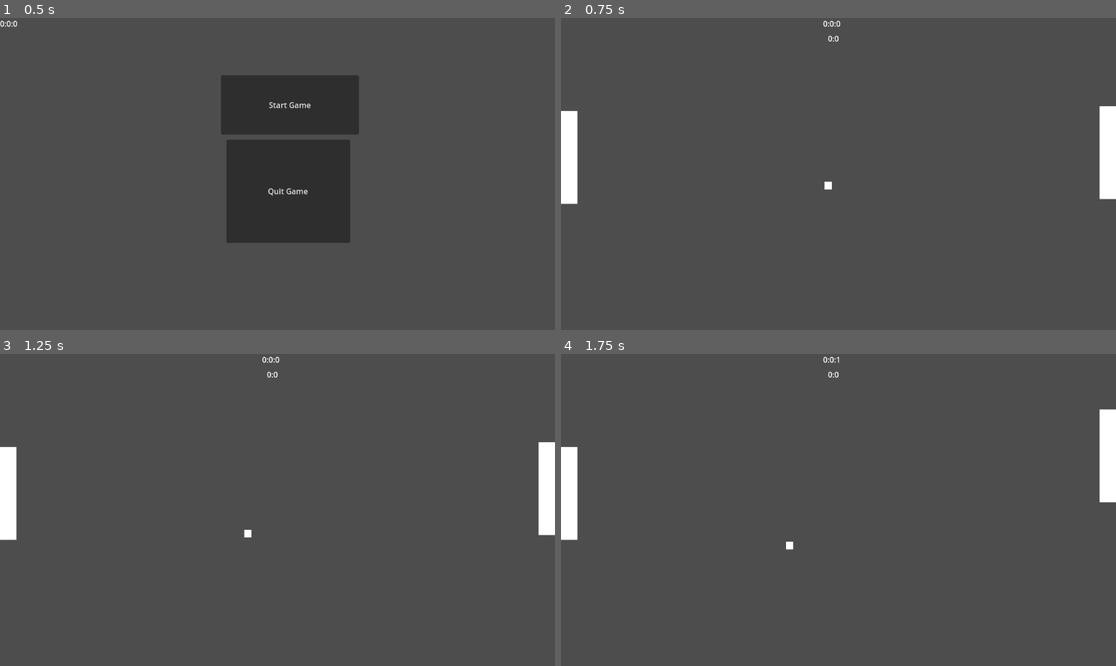
Above: before the commit, frames 1-4 (two rows, left to right).
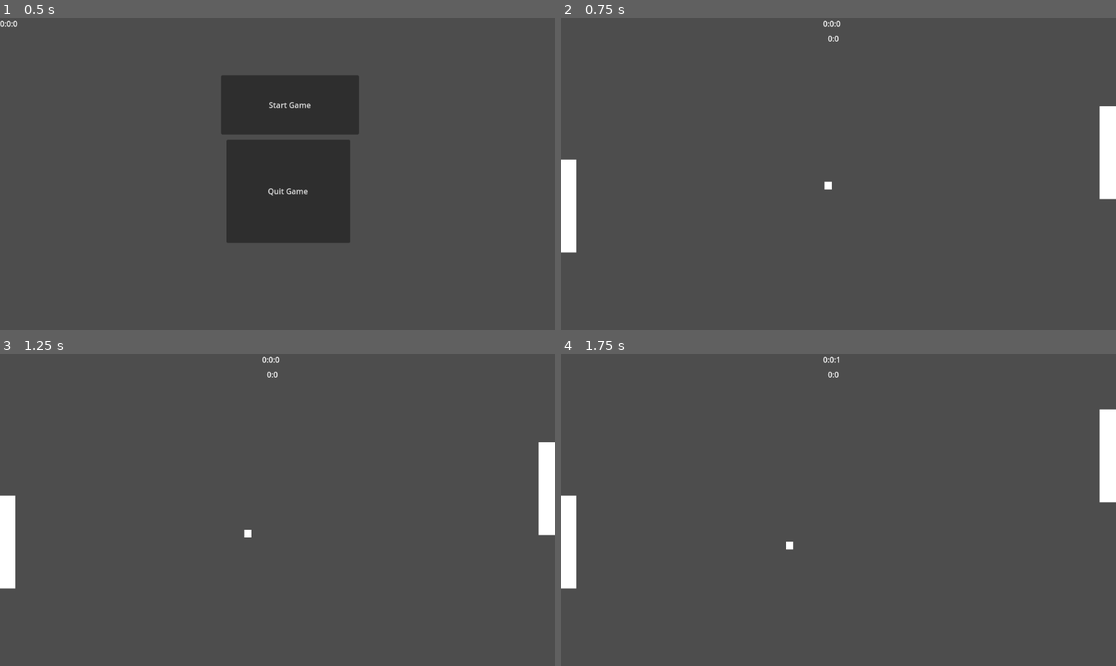
Above: after the commit, the same moments.

Repository: Herotech1105/InfLocherDemo
Game: Godot game, scene res://main.tscn
The game is run twice, just before and just after one commit, with the same random seed, the same clock (stepped at 60 frames per second) and the same inputs.
Inputs:
- Up to frame 1 (0.5 s): no input
- Up to frame 2 (0.75 s): click "Start Game" at 0.5 s
- Up to frame 3 (1.25 s): no input
- Up to frame 4 (1.75 s): hold Up from 1.28 s (still down)

Frame 1 is identical in both runs. In frame 2, 0.9% of the frame differs, in the area x 0-4%, y 29-76%; in frame 3, 0.9%; in frame 4, 0.9%.

Commit message:
Add files via upload

Diff:
--- a/Informatik_Demo/Ball.gd
+++ b/Informatik_Demo/Ball.gd
@@ -32,12 +32,12 @@
 			direction = 1
 
 	if position.x<0:
-		#left+=1
+		get_node("/root/Pong/Counter").Left+=1
 		score = 1
 		_ready()
 
 	if position.x>1150:
-		#right+=1
+		get_node("/root/Pong/Counter").Right+=1
 		score = 2
 		_ready()
 
--- a/Informatik_Demo/Player.gd
+++ b/Informatik_Demo/Player.gd
@@ -1,7 +1,9 @@
 extends CharacterBody2D
 
+var start_position: Vector2 = Vector2(-60, 200)
 
-
+func _ready():
+	position = start_position
 
 func _physics_process(delta):
 	var velocity = 150*delta
